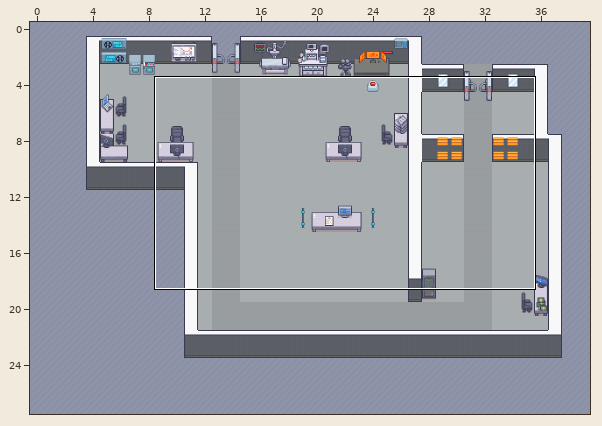
Two states of a Tiled map (JSON), map.tmj. Above, an overview of the earlier version with the close-up marked.
Close-up. Old version:
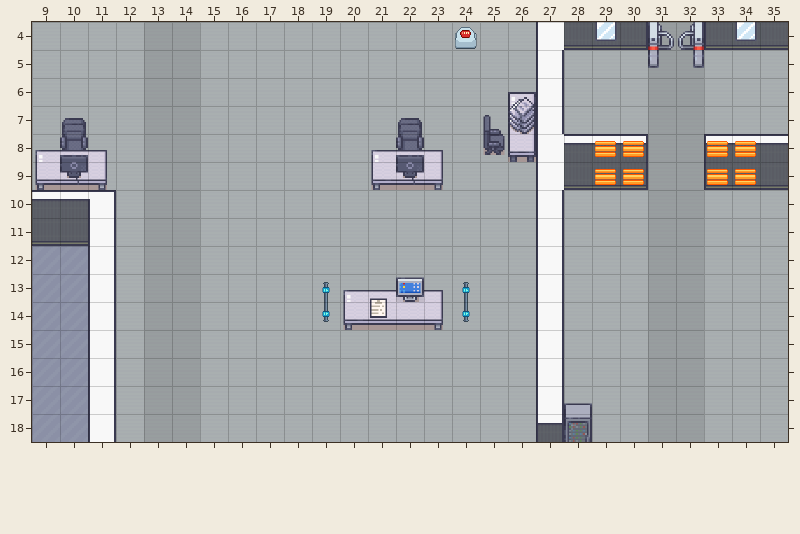
Cells are 32x32 px. Shown: x 9..35, y 4..18.
The same view after the edit:
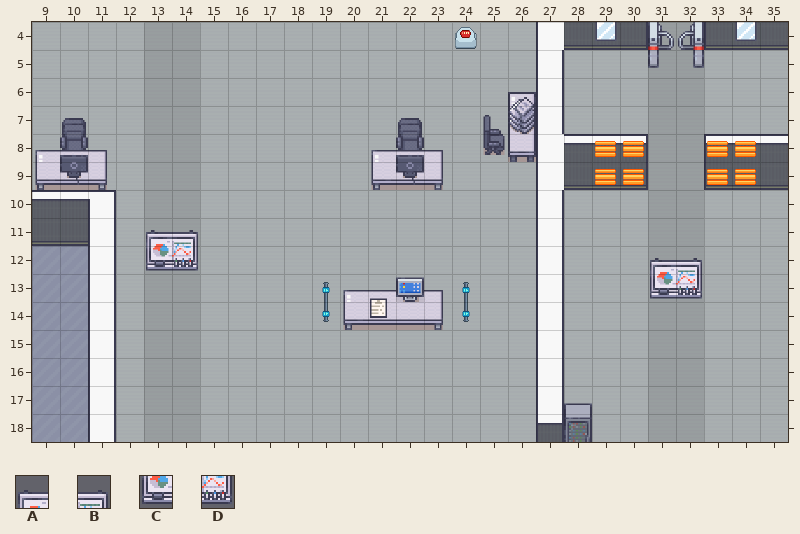
Key: from "Chunk 1": A 87, B 88, C 89, D 90.
_ is an empty cell, . an unchanged one.
Change:
--- layer "furniture/furniture1"
@@ x 13..32 @@
-11 __..................
-12 __................__
-13 ..................__
+11 AB..................
+12 CD................AB
+13 ..................CD
Where, in picture pixels (left, top, right, bottom), the same in both close-ups:
added: (146, 230, 198, 271)
added: (650, 258, 702, 299)
